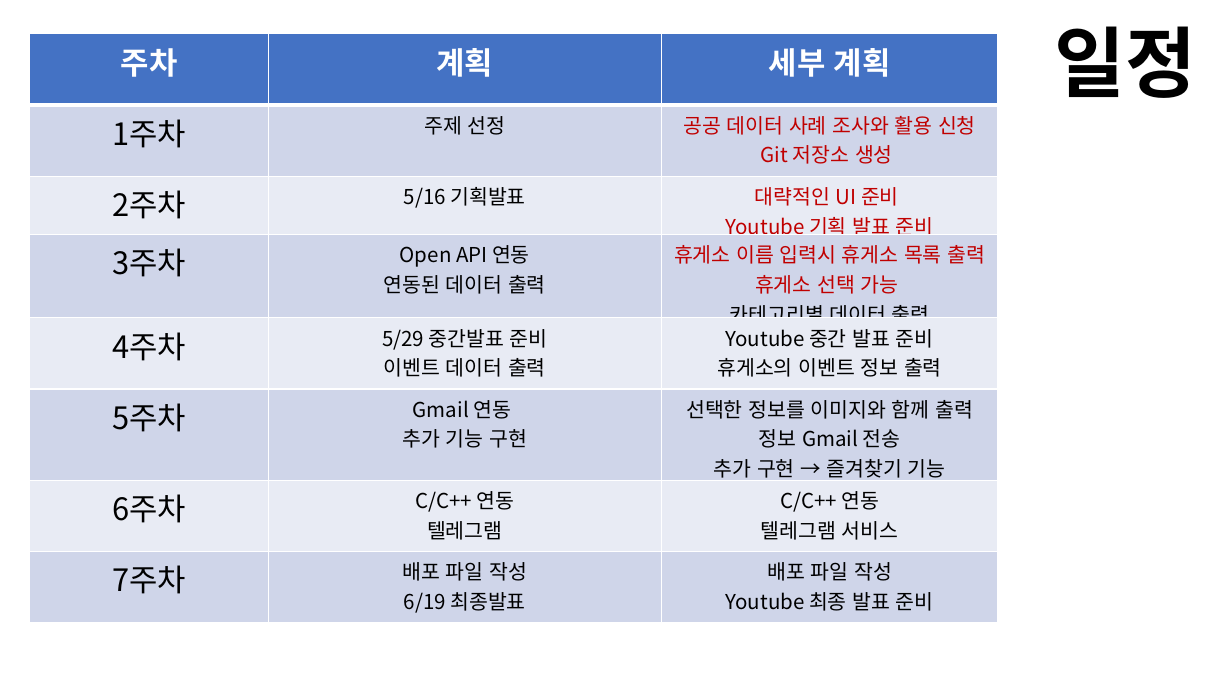
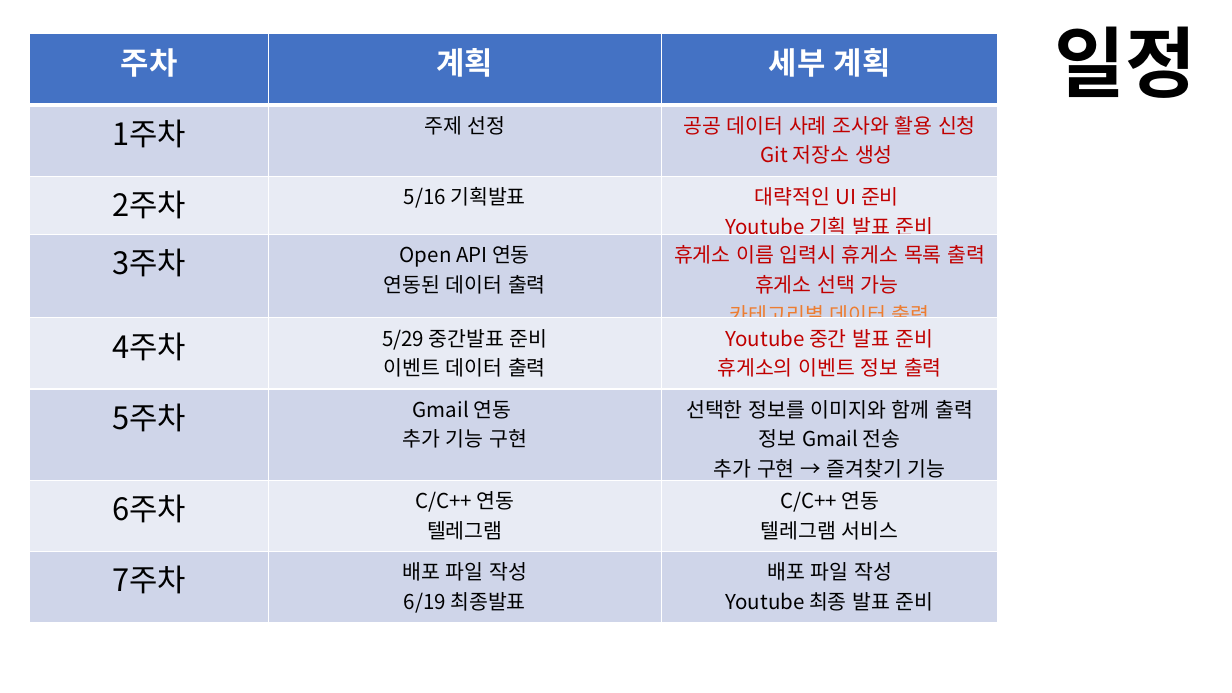
Before and after one commit to jjangsu/-, a slide deck: slide 6 of RestArea/중간발표.pptx. Drawn at 1232x693 pixels with LibreOffice and Linux fonts; fonts in the diff are those of the drawing. Boxes give left, top, right and bottom in pixels: in the first picture for what was removed or moved away, otherwise in the second. Text is boxed around its words. In the diff, an @@ line names an element or a change of style, - is before the commit and + after.

Commit message:
ppt fin
ppt fin

```diff
--- a/RestArea/중간발표.pptx
+++ b/RestArea/중간발표.pptx
@@ table at (30,34,998,660) @@
@@ text colour #000000 to #ED7D31 in "카테고리별 데이터 출력" @@
@@ text colour #000000 to #C00000 in "Youtube 중간 발표 준비", "휴게소의 이벤트 정보 출력" @@
```
Also in this commit, not shown: 1 other slide changed.
